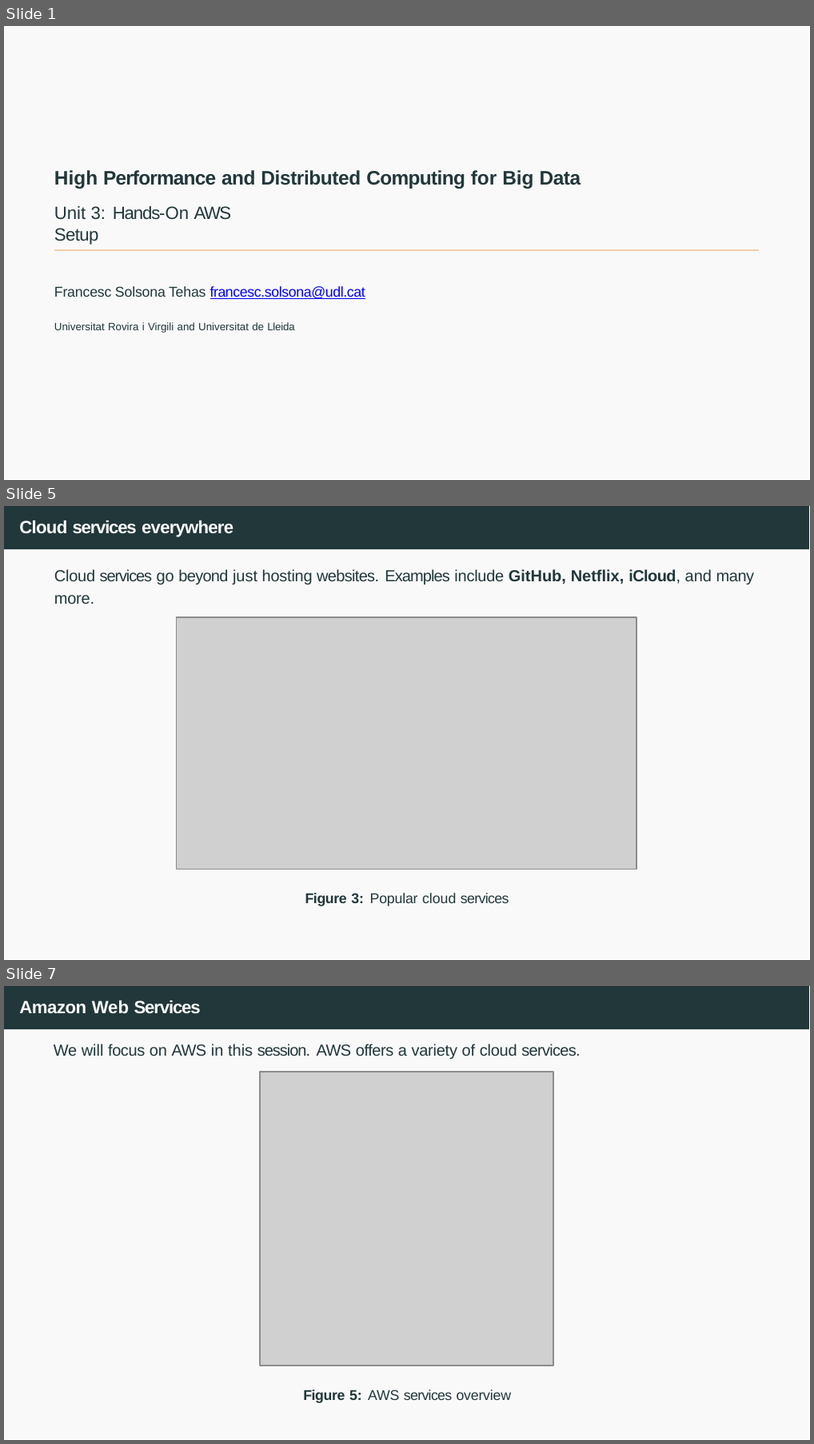
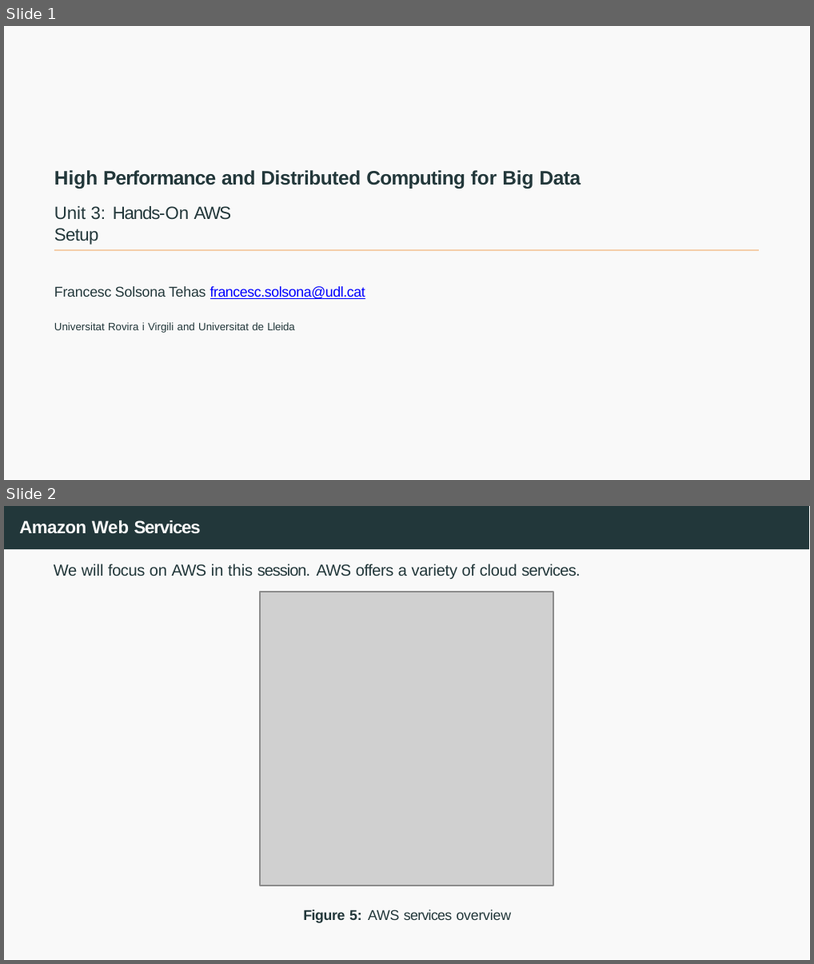
Before and after one commit to joanpaucm/HPDCB, a slide deck: src/slides/Session 3 - Introduction to AWS + EC2-2026.pptx. Shown one above the other, each under a label of ours: slides 1, 5 and 7 before the commit, slides 1 and 2 after it; the slides between them are not shown. The pictures are 814x1444 and 814x964 pixels, drawn with LibreOffice and Linux fonts; fonts in the diff are those of the drawing; grey boxes stand for pictures. Boxes give left, top, right and bottom in pixels: in the first picture for what was removed or moved away, otherwise in the second. Text is boxed around its words. In the diff, an @@ line names an element or a change of style, - is before the commit and + after.

```diff
--- a/src/slides/Session 3 - Introduction to AWS + EC2-2026.pptx
+++ b/src/slides/Session 3 - Introduction to AWS + EC2-2026.pptx
@@ slide 5 removed at (4, 506, 810, 960), background #FFFFFF; not listed: 2 template elements that a slide beside it also shows @@
@@ title removed at (19, 520, 234, 537) @@
-Cloud services everywhere
@@ text removed at (54, 569, 755, 604) @@
-Cloud services go beyond just hosting websites. Examples include GitHub, Netflix, iCloud, and many more.
@@ picture removed at (177, 617, 637, 869) @@
@@ text removed at (306, 892, 510, 906) @@
-Figure 3: Popular cloud services
@@ what was slide 7 is now slide 2 @@
```
Also in this commit, not shown: 4 other slides removed, 3 other files.
